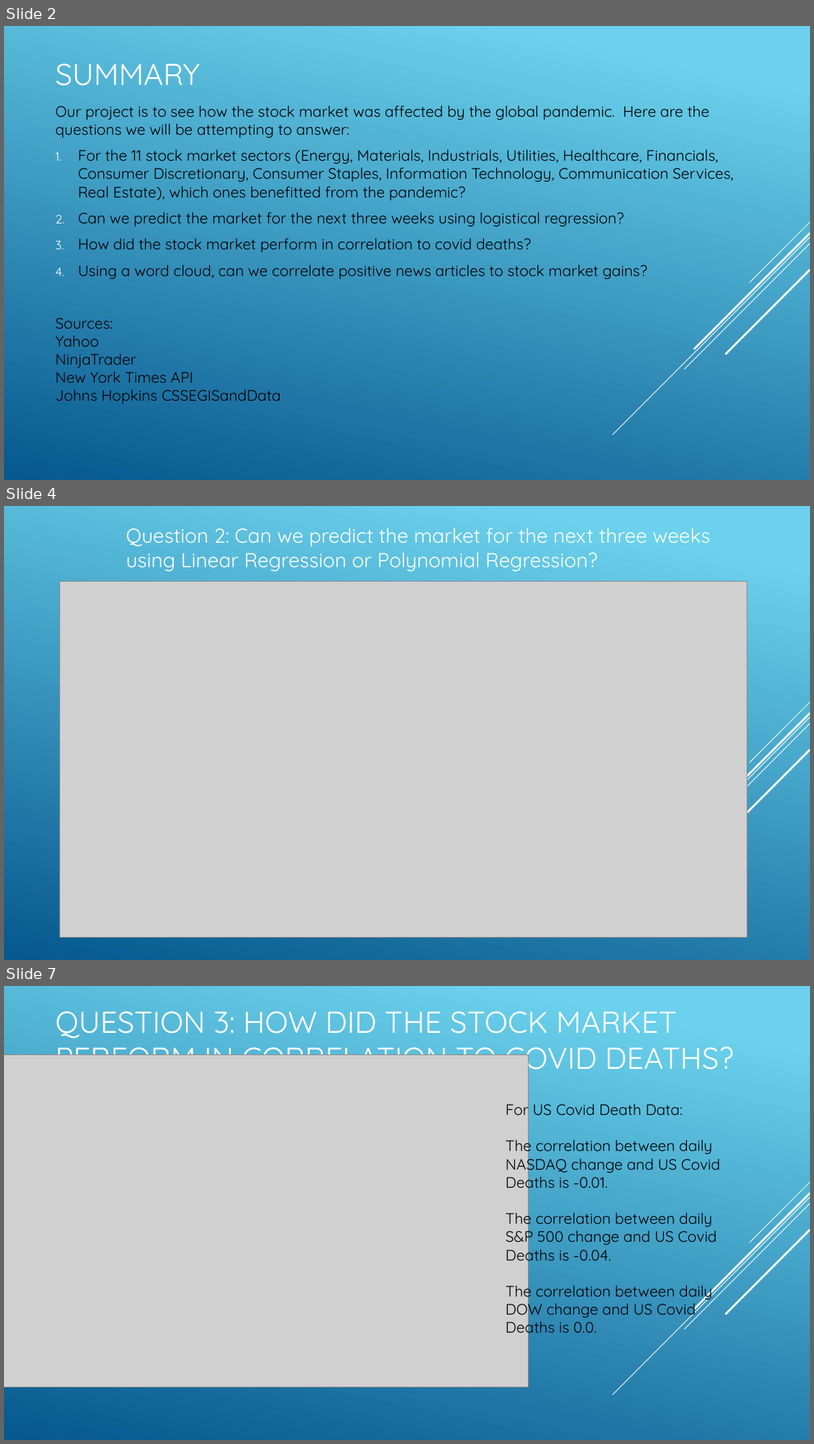
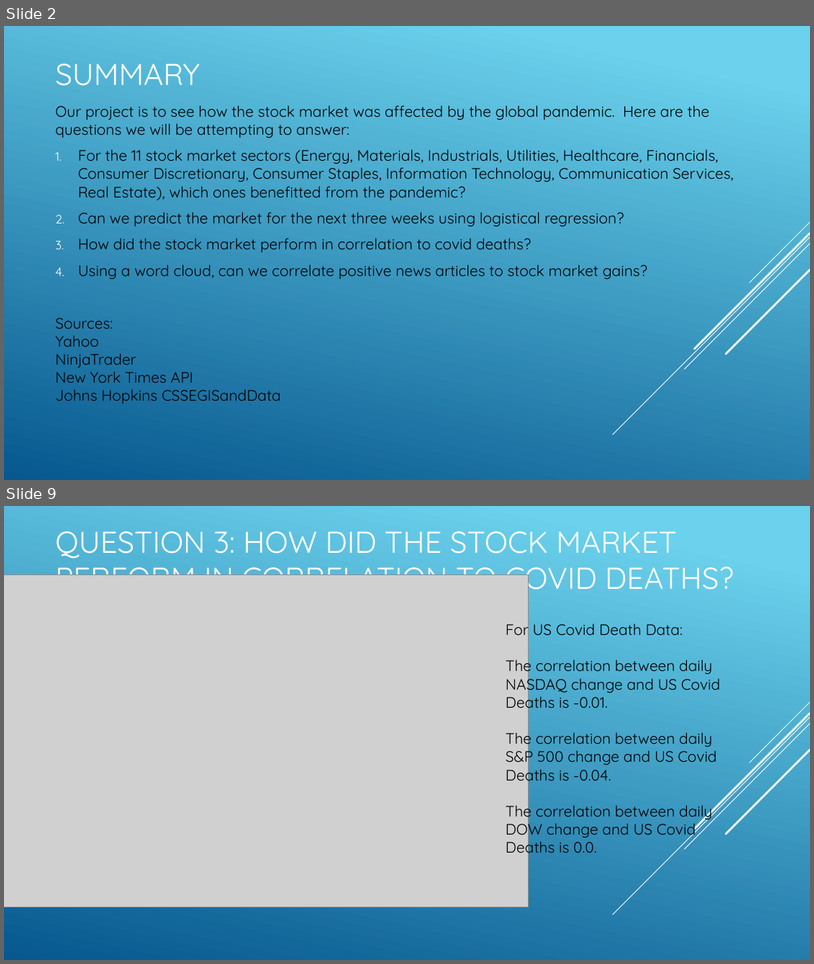
Before and after one commit to Bandelero/Covids-Effect-on-the-Stock-Market, a slide deck: Project1.pptx. Shown one above the other, each under a label of ours: slides 2, 4 and 7 before the commit, slides 2 and 9 after it; the slides between them are not shown. The pictures are 814x1444 and 814x964 pixels, drawn with LibreOffice and Linux fonts; fonts in the diff are those of the drawing; grey boxes stand for pictures. Boxes give left, top, right and bottom in pixels: in the first picture for what was removed or moved away, otherwise in the second. Text is boxed around its words. In the diff, an @@ line names an element or a change of style, - is before the commit and + after.

Commit message:
added question 1 slides

```diff
--- a/Project1.pptx
+++ b/Project1.pptx
@@ slide 4 removed at (x1=4, y1=506, x2=810, y2=960), background gradient #6ED2EB to #06588E; not listed: 5 template elements that a slide beside it also shows @@
@@ text removed at (x1=126, y1=528, x2=710, y2=572) @@
-Question 2: Can we predict the market for the next three weeks using Linear Regression or Polynomial Regression?
@@ picture removed at (x1=59, y1=582, x2=748, y2=937) @@
@@ what was slide 7 is now slide 9 @@
```
Also in this commit, not shown: 3 slides changed, 3 slides added.
